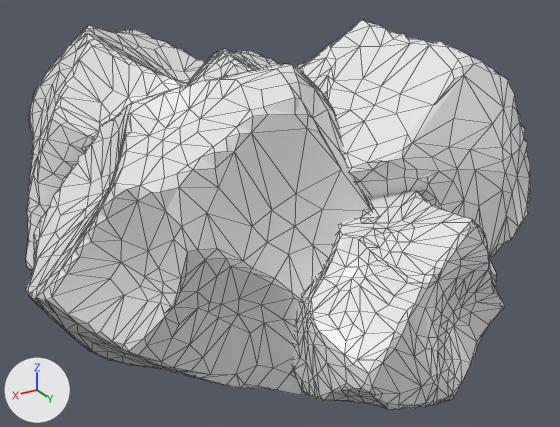
A saved change to the Blender file DevelopmentAssets/Landscape/rocks.blend.
Before and after are seen from a 50 mm camera at (1.76, 3.86, 1.63) aimed at (-0.18, 0.62, 0.0). The lights are fixed; the arrows at lower left show +X, +Y and +Z. Mesh edges are drawn as thin lines.

The scene before the commit, as lines of its bpy script (objects in view):
```python
ob_cube = bpy.data.objects.new('Cube', me_cube)
ob_cube.location = (1.51, 8.388, 0.666)
ob_cube.scale = (0.594, 0.594, 0.594)
ob_cube_001 = bpy.data.objects.new('Cube.001', me_cube_001)
ob_cube_001.location = (1.725, 7.892, 0.72)
ob_cube_001.rotation_euler = (-1.991, 3.173, 2.837)  # degrees (-114, 182, 163)
ob_cube_001.scale = (0.805, 0.805, 0.805)
ob_cube_002 = bpy.data.objects.new('Cube.002', me_cube_002)
ob_cube_002.location = (2.657, 9.485, 0.43)
ob_cube_002.rotation_euler = (3.862, -0.36, -0.747)  # degrees (221, -21, -43)
ob_cube_002.scale = (0.542, 0.542, 0.542)
ob_cube_003 = bpy.data.objects.new('Cube.003', me_cube_003)
ob_cube_003.location = (1.429, 7.84, 0.922)
ob_cube_003.rotation_euler = (1.243, 0.892, 1.196)  # degrees (71, 51, 69)
ob_cube_003.scale = (0.845, 0.953, 0.845)
ob_cube_004 = bpy.data.objects.new('Cube.004', me_cube_004)
ob_cube_004.location = (1.324, 8.362, 0.807)
ob_cube_004.scale = (0.855, 0.855, 0.855)
```
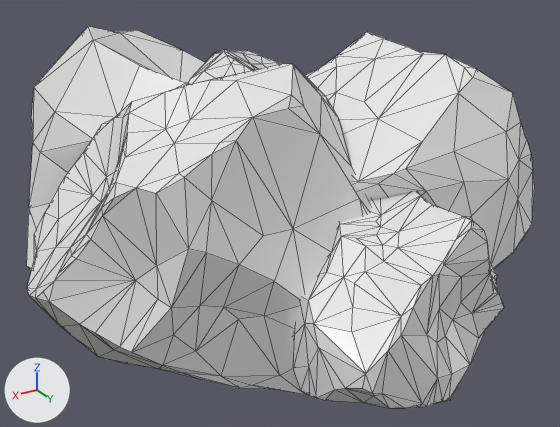
Location of each change, (x1, y1, x2, y2) in pixels of the pictures (560 x 427 px):
'Cube.003', modifiers changed: before (25, 64, 371, 395); after (27, 64, 370, 395)
'Cube.002', modifiers changed: before (293, 190, 504, 409); after (293, 192, 504, 408)
'Cube.001', moved, modifiers changed: before (297, 19, 531, 258); after (305, 32, 535, 269)
'Cube.004', reshaped, modifiers changed: before (26, 25, 204, 271); after (26, 26, 205, 270)

The change, as a diff of the scene's bpy script:
```diff
--- a/DevelopmentAssets/Landscape/rocks.blend.py
+++ b/DevelopmentAssets/Landscape/rocks.blend.py
@@ me_cube_004 @@
 # used by ob_cube_004; location = (1.324, 8.362, 0.807); scale = (0.855, 0.855, 0.855)
-me_cube_004.from_pydata(...)  # 863 vertices, 1464 faces; spans x -2.14..-0.35, y -10.94..-9.02, z -1.81..0.1
+me_cube_004.from_pydata(...)  # 260 vertices, 496 faces; spans x -2.14..-0.35, y -10.94..-9.03, z -1.81..0.09
+# me_cube_004 part 1: 3 vertices moved within x -0.99..-0.55, y -9.97..-9.33, z -1.7..-0.46; 847 vertices removed from x -2.14..-0.35, y -10.94..-9.02, z -1.81..0.1; 244 vertices added at x -2.14..-0.35, y -10.94..-9.03, z -1.81..0.09
 me_cube_004.materials.append(mat_material_004)
@@ ob_cube_001 @@
 ob_cube_001 = bpy.data.objects.new('Cube.001', me_cube_001)
-ob_cube_001.location = (1.725, 7.892, 0.72)
+ob_cube_001.location = (1.691, 7.895, 0.655)
 ob_cube_001.rotation_euler = (-1.991, 3.173, 2.837)  # degrees (-114, 182, 163)
 ob_cube_001.scale = (0.805, 0.805, 0.805)
+_m = ob_cube_001.modifiers.new('Decimate', 'DECIMATE')
+_m.ratio = 0.3
@@ ob_cube_003 @@
 ob_cube_003.scale = (0.845, 0.953, 0.845)
+_m = ob_cube_003.modifiers.new('Decimate', 'DECIMATE')
+_m.ratio = 0.3
@@ ob_cube_002 @@
 ob_cube_002.scale = (0.542, 0.542, 0.542)
+_m = ob_cube_002.modifiers.new('Decimate', 'DECIMATE')
+_m.ratio = 0.3
@@ ob_cube_004 @@
 ob_cube_004.scale = (0.855, 0.855, 0.855)
+_m = ob_cube_004.modifiers.new('Decimate', 'DECIMATE')
+_m.ratio = 0.3
```
